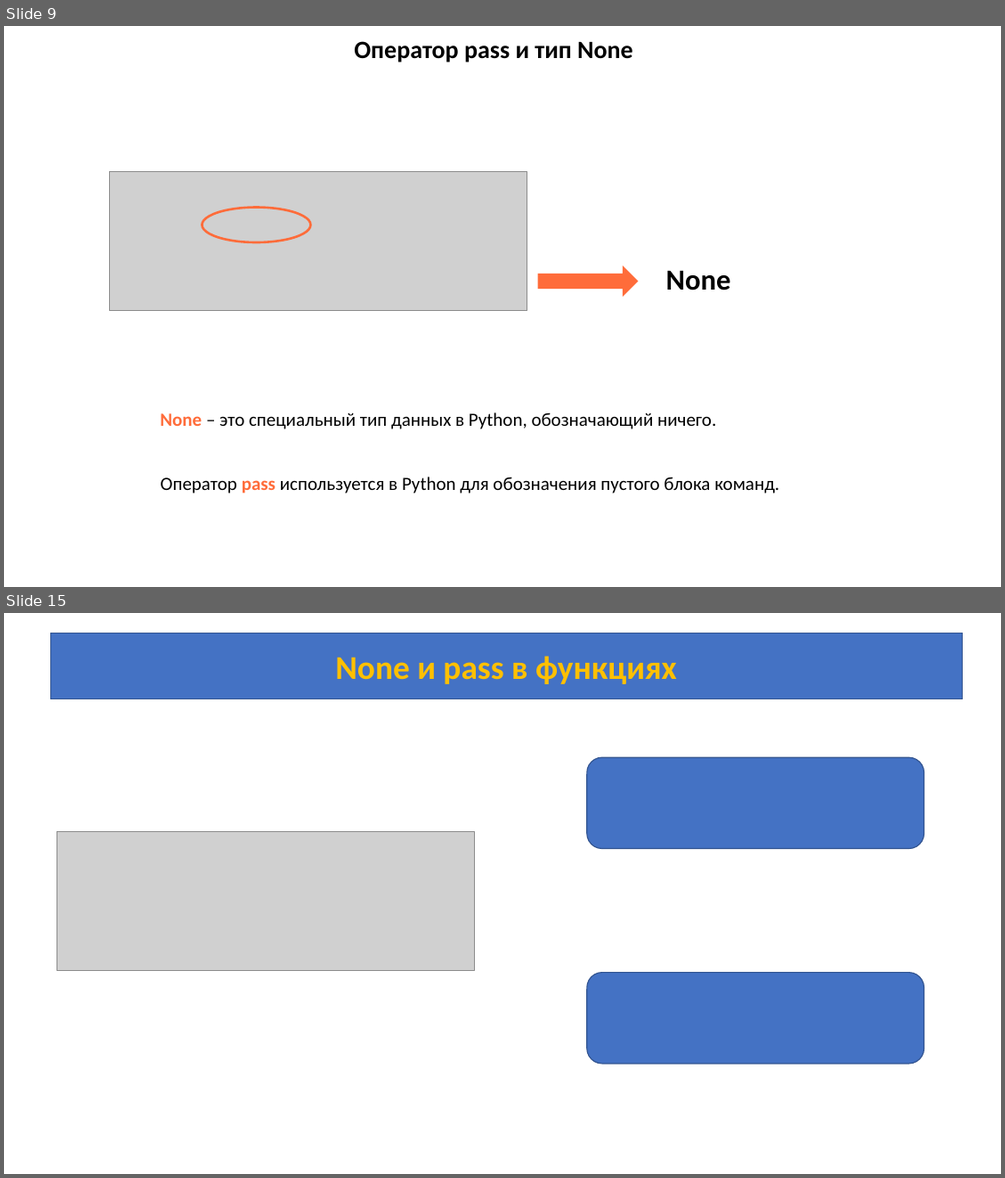
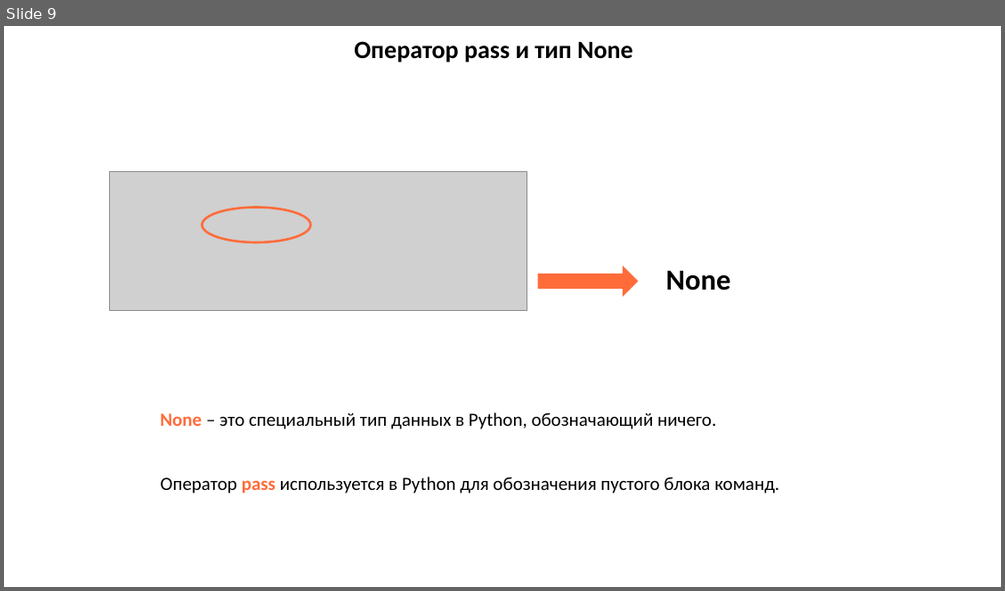
Before and after one commit to azamat7087/python_lessons_ver.2, a slide deck: lesson 5/Lesson_5.pptx. Shown one above the other, each under a label of ours: slides 9 and 15 before the commit, slide 9 after it; the slides between them are not shown. The pictures are 1005x1178 and 1005x591 pixels, drawn with LibreOffice and Linux fonts; fonts in the diff are those of the drawing; grey boxes stand for pictures. Boxes give left, top, right and bottom in pixels: in the first picture for what was removed or moved away, otherwise in the second. Text is boxed around its words. In the diff, an @@ line names an element or a change of style, - is before the commit and + after.

```diff
--- a/lesson 5/Lesson_5.pptx
+++ b/lesson 5/Lesson_5.pptx
@@ slide 15 removed at <box>4,613,1001,1174</box>, background #FFFFFF @@
@@ rectangle removed at <box>50,633,962,699</box> @@
-None и pass в функциях
@@ rounded rectangle removed at <box>587,757,924,849</box> @@
@@ picture removed at <box>57,831,474,971</box> @@
@@ rounded rectangle removed at <box>587,973,924,1064</box> @@
```
Also in this commit, not shown: 5 other slides removed, 12 other files.
